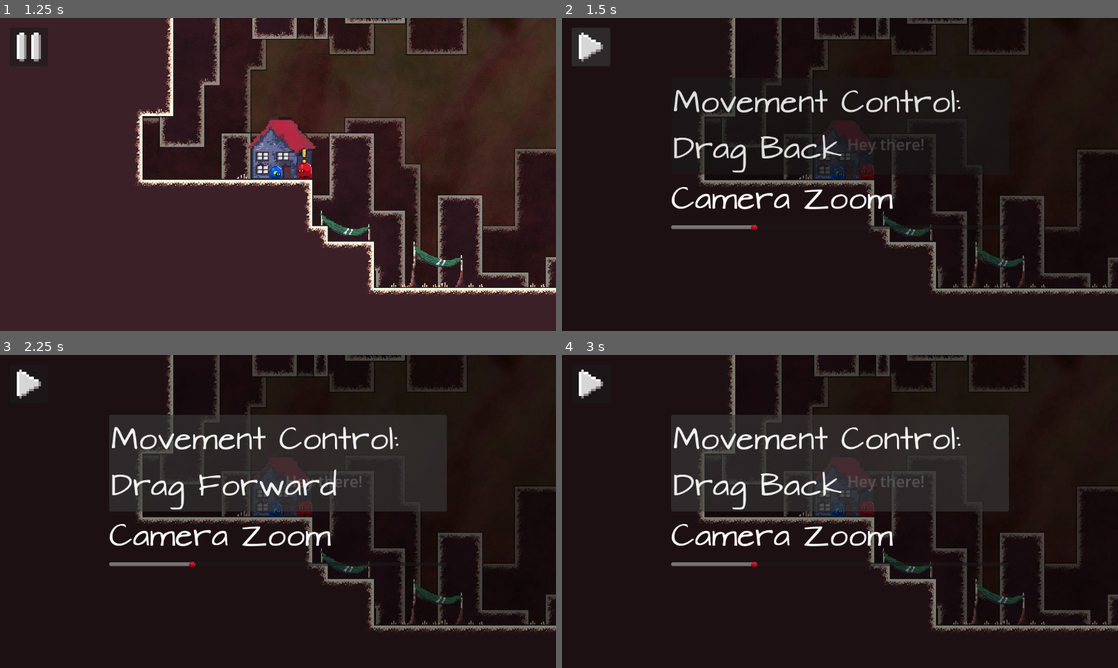
Above: before the commit, frames 1-4 (two rows, left to right).
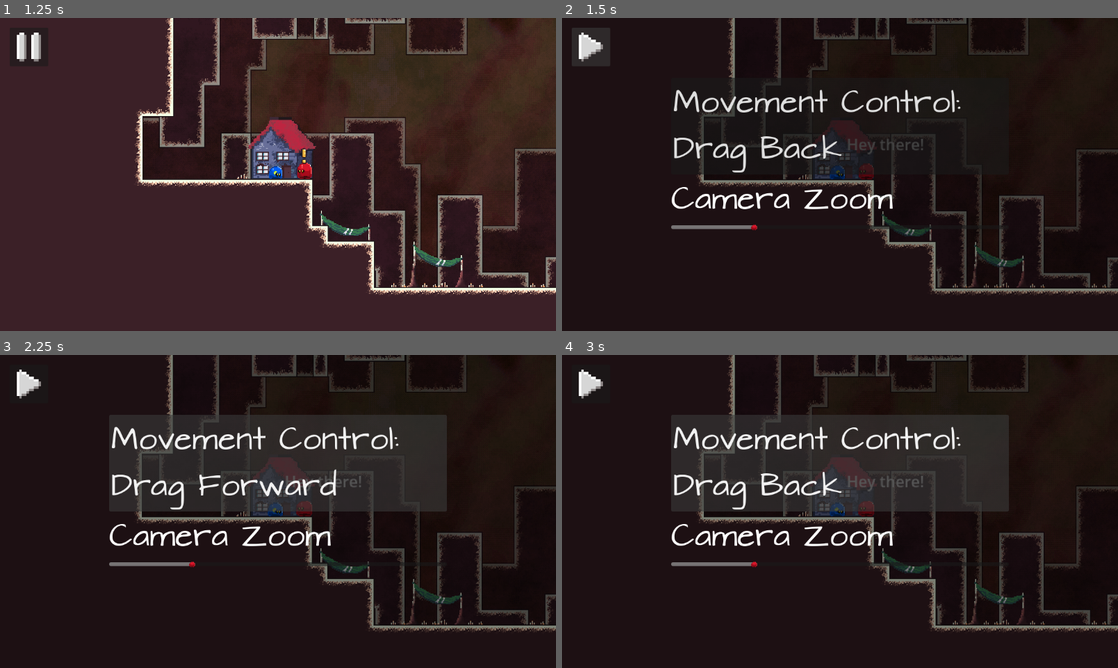
Above: after the commit, the same moments.

Repository: 2026-Hackathon/UnderYourSkin
Game: Godot game, scene res://Scenes/MainMenu.tscn
Same seed, same stepped clock (60 frames per second), same inputs: the game is played once before the commit and once after it.
Inputs (mouse positions are in pixels of both pictures, inside the frame that each line leads up to):
- Up to frame 1 (1.25 s): click "Play" at 0.5 s
- Up to frame 2 (1.5 s): click (589, 46) at 1.25 s
- Up to frame 3 (2.25 s): click "Movement Control: Drag Back" at 2 s
- Up to frame 4 (3 s): click "Movement Control: Drag Forward" at 2.75 s

Frame 1 is identical in both runs. In frame 2, 1.1% of the frame differs, in the area x 24-100%, y 0-89%; in frame 3, 1.1%; in frame 4, 1.1%.
Error after the commit: Invalid operands 'Vector2' and 'int' in operator '<='. (res://Scripts/player_character.gd:97)

Commit message:
Pause Input consumption fix
Double jump no longer register if click both starts and ends on pause button

Diff:
--- a/under-your-skin/Scripts/player_character.gd
+++ b/under-your-skin/Scripts/player_character.gd
@@ -47,6 +47,9 @@
 var eye_target_offset: Vector2 = Vector2.ZERO
 var eye_current_offset: Vector2 = Vector2.ZERO
 
+#to prevent pause button input eating
+var starts_on_pause: bool = false
+var ends_on_pause: bool = false
 #For sticky platforms
 var is_on_sticky: bool = false
 
@@ -63,25 +66,45 @@
 	if event is InputEventMouseButton:
 		#LeftMouse Events
 		if event.button_index == MOUSE_BUTTON_LEFT:
-			#On Press Get Starting Position
-			if event.pressed  and jump_count > 0 and not Globals.is_frozen:
+
+			#On Press Check if over pause
+			if event.pressed:
+							#gets starting pos
 				drag_start = get_viewport().get_mouse_position()
-				is_dragging = true
-
-				#Bullet Time Active
-				bullet_time_active = true
-				Globals.current_time_scale = bullet_time_scale
-				Engine.time_scale = Globals.current_time_scale
-
-				#Increase Player Size for Visual Cue
-				scale = original_scale * 1.1
-				animation_player.play("organs_On_Jump")
+			#Checks if mouse over pause button
+				if drag_start.x >= 20 and drag_start.x <= 100 and drag_start.y >=20 and drag_start.y <=100:
+					starts_on_pause = true
+				else:
+					starts_on_pause = false
+
+				if jump_count > 0 and not Globals.is_frozen:
+
+					is_dragging = true
+
+					#Bullet Time Active
+					bullet_time_active = true
+					Globals.current_time_scale = bullet_time_scale
+					Engine.time_scale = Globals.current_time_scale
+
+					#Increase Player Size for Visual Cue
+					scale = original_scale * 1.1
+					animation_player.play("organs_On_Jump")
 			#On Release
 			else:
+				#get final pos of mouse
+				var drag_end = get_viewport().get_mouse_position()
+							#Checks if mouse over pause button
+				if drag_end.x >= 20 and drag_end.x <= 100 and drag_end.y >=20 and drag_end <=100:
+					ends_on_pause = true
+					bullet_time_active = false
+				else:
+					ends_on_pause = false
 				#If Dragging should always true here
 				#but here for Validation otherwise
-				if is_dragging:
-					var drag_end = get_viewport().get_mouse_position()
+				print(starts_on_pause)
+				print(ends_on_pause)
+				if is_dragging and not (ends_on_pause and starts_on_pause ) and not Globals.is_frozen:
+
 					var drag_vec = (drag_end - drag_start).limit_length(max_drag_distance) * -Globals.MovementDirection
 
 					velocity = (velocity*momentum_conserve)-drag_vec.normalized() * drag_vec.length() / 10.0 * fling_power
